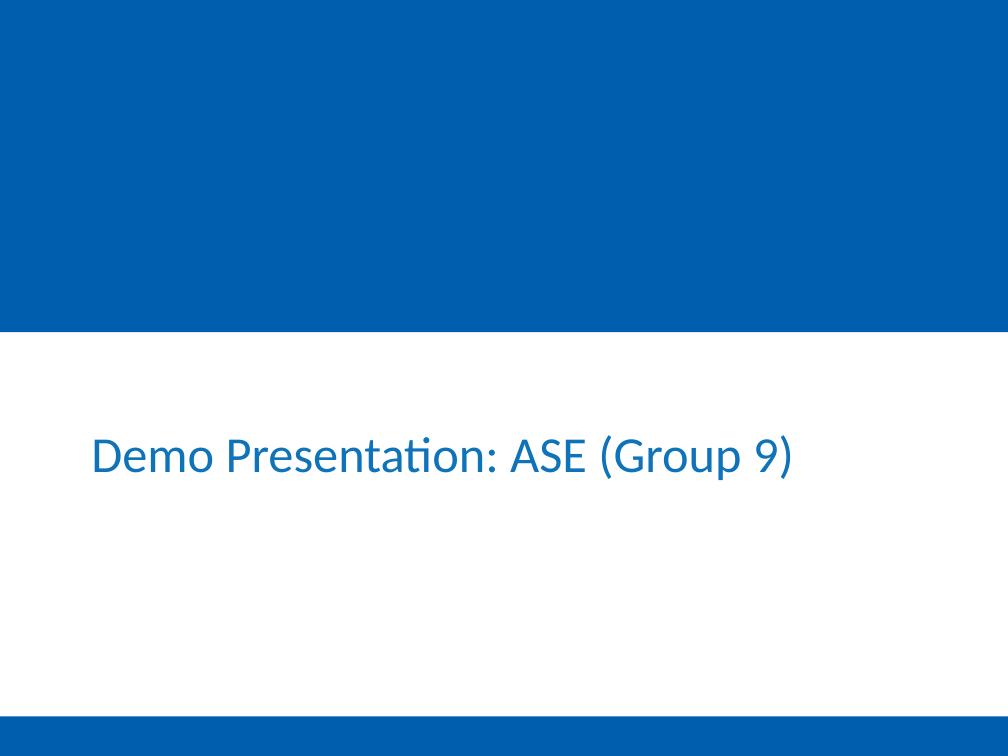
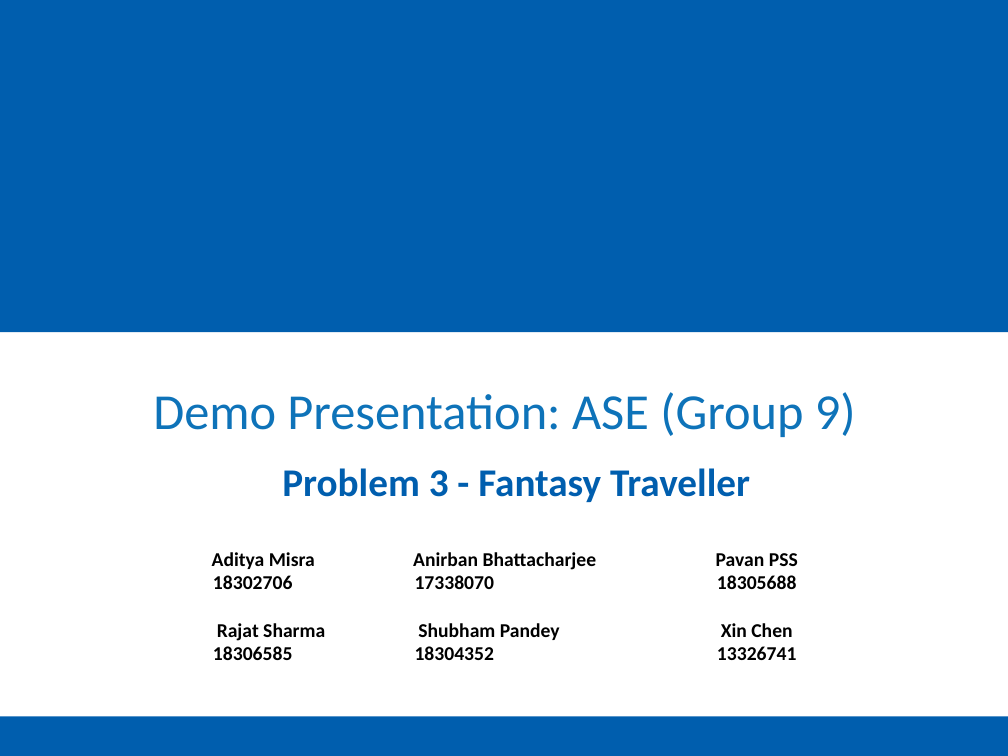
Before and after one commit to ppkkll/LoginPage, a slide deck: slide 1 of Documents/ASE Demo Group 9.pptx. Drawn at 1008x756 pixels with LibreOffice and Linux fonts; fonts in the diff are those of the drawing; background and template pictures are left out. Boxes give left, top, right and bottom in pixels: in the first picture for what was removed or moved away, otherwise in the second. Text is boxed around its words. In the diff, an @@ line names an element or a change of style, - is before the commit and + after.

```diff
--- a/Documents/ASE Demo Group 9.pptx
+++ b/Documents/ASE Demo Group 9.pptx
@@ title "Demo Presentation: ASE (Group 9)": place and size @@
-title "Demo Presentation: ASE (Group 9)" at box(91, 435, 794, 480)
+title "Demo Presentation: ASE (Group 9)" at box(153, 392, 856, 437)
@@ title "Demo Presentation: ASE (Group 9)" at box(153, 392, 856, 437): alignment left to centre @@
@@ text added at box(282, 468, 750, 502), 28 pt, text #005EAE, bold @@
+Problem 3 - Fantasy Traveller
@@ text added at box(212, 552, 798, 660), 14 pt, text #000000, bold @@
+Aditya Misra Anirban Bhattacharjee Pavan PSS
+18302706 17338070 18305688
+Rajat Sharma Shubham Pandey Xin Chen
+18306585 18304352 13326741
```
Also in this commit, not shown: 8 other slides changed, 2 slides added, 1 slide removed.
